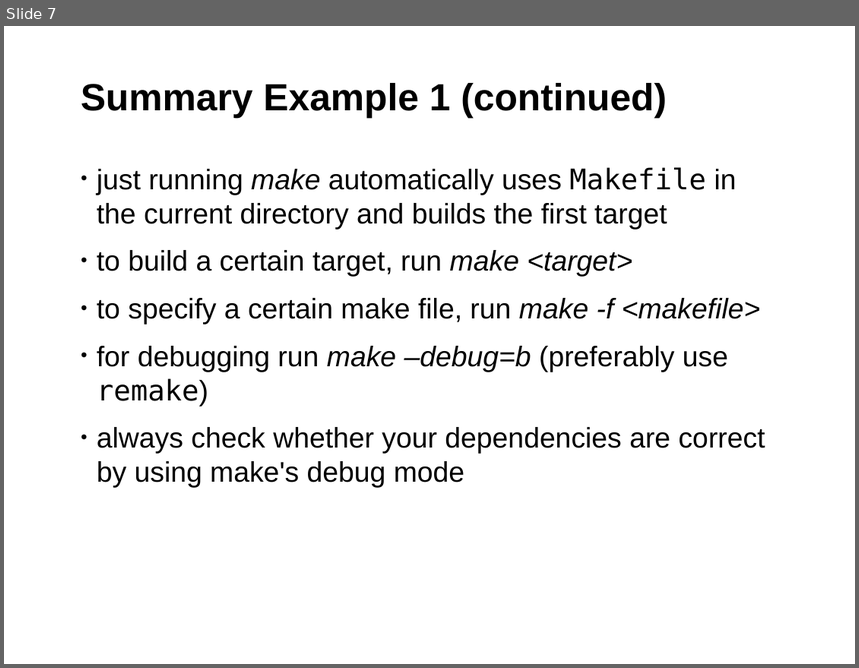
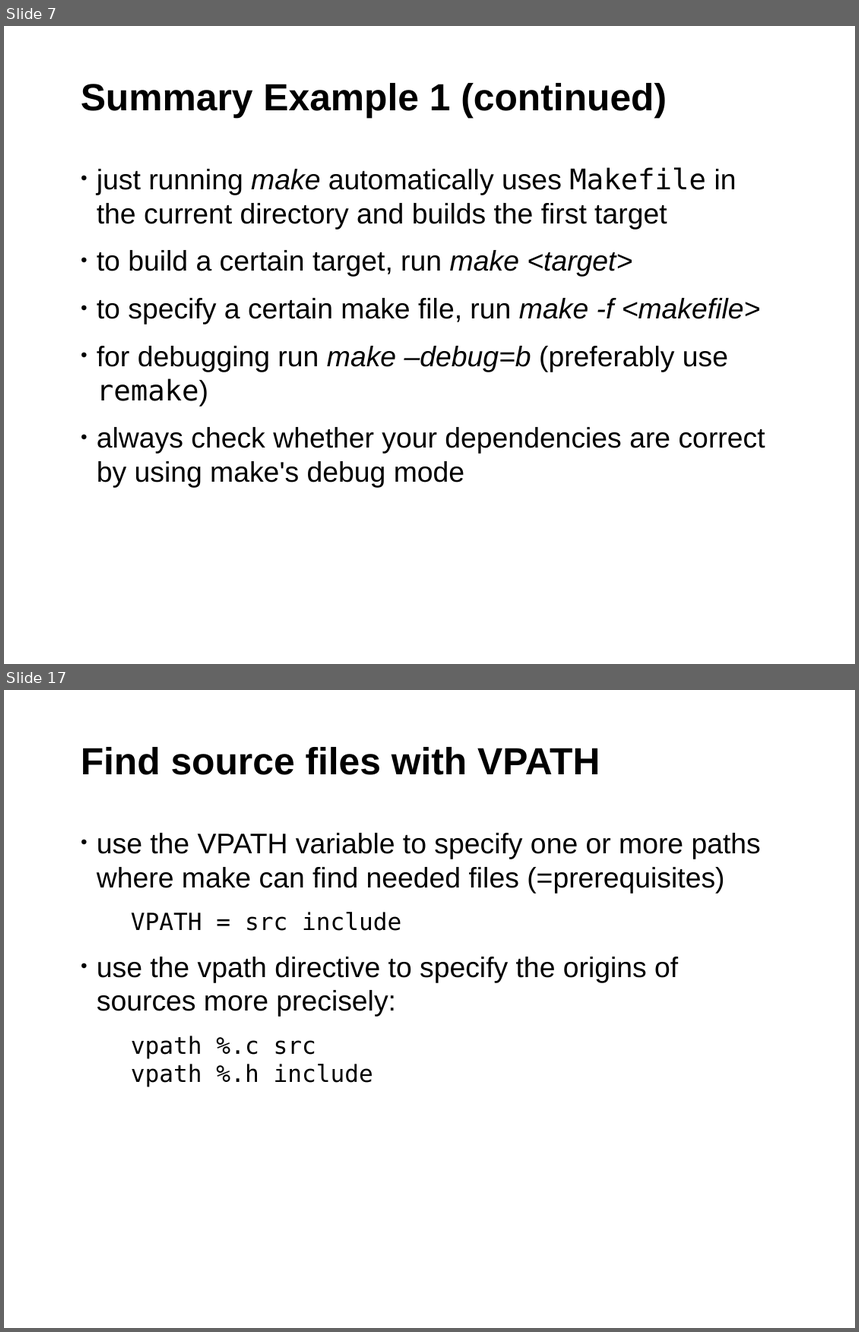
Before and after one commit to fsundermeyer/GNU_make_workshop, a slide deck: GNU_make_03_2015.odp. Shown one above the other, each under a label of ours: slide 7 before the commit, slides 7 and 17 after it; the slides between them are not shown. The pictures are 859x668 and 859x1332 pixels, drawn with LibreOffice and Linux fonts; fonts in the diff are those of the drawing; background and template pictures are left out. Boxes give left, top, right and bottom in pixels: in the first picture for what was removed or moved away, otherwise in the second. Text is boxed around its words. In the diff, an @@ line names an element or a change of style, - is before the commit and + after.

Commit message:
Part 2 of the GNU Make Workshop
Explaining rules, rule types, variables and vpath. The example contains an
enhanced version of the basic makefile using the stuff learned in this lesson.

```diff
--- a/GNU_make_03_2015.odp
+++ b/GNU_make_03_2015.odp
@@ slide 17 added at (4, 690, 855, 1328), background #FFFFFF; not listed: 1 template element that a slide beside it also shows @@
@@ title added at (81, 747, 600, 775), 32 pt, text #000000, bold @@
+Find source files with VPATH
@@ text added at (97, 833, 761, 1087), 24 pt, text #000000 @@
+• use the VPATH variable to specify one or more paths where make can find needed files (=prerequisites)
+VPATH = src include
+• use the vpath directive to specify the origins of sources more precisely:
+vpath %.c src
+vpath %.h include
```
Also in this commit, not shown: 12 other slides added, 1 other file.
